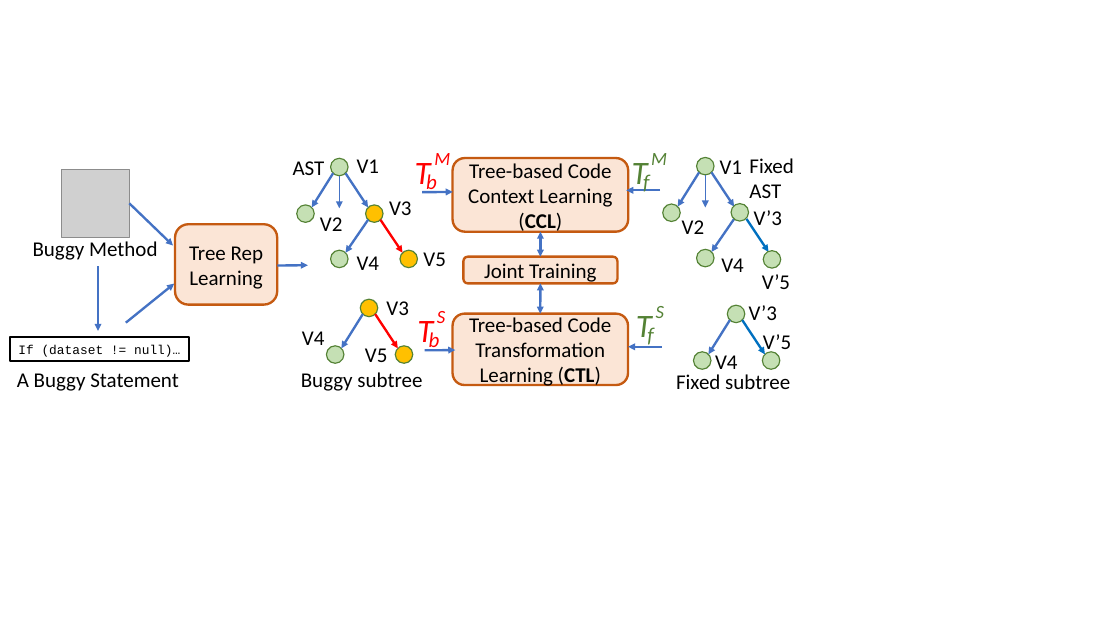
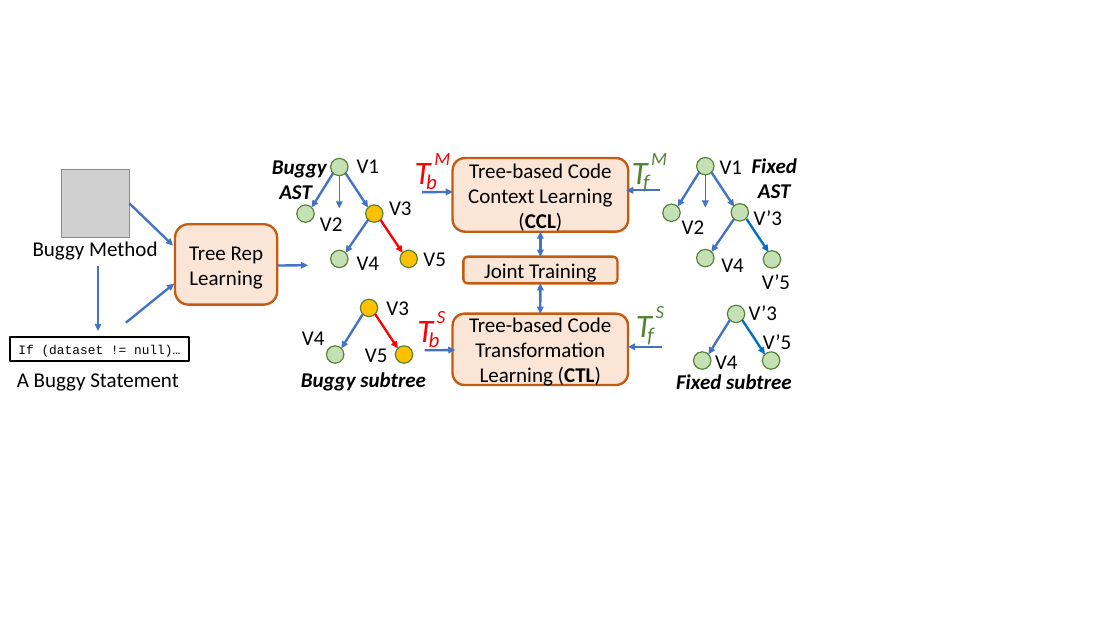
Before and after one commit to tien-n-nguyen/apr-study, a slide deck: slide 17 of Figures.pptx. Drawn at 1120x630 pixels with LibreOffice and Linux fonts; fonts in the diff are those of the drawing; grey boxes stand for pictures. Boxes give left, top, right and bottom in pixels: in the first picture for what was removed or moved away, otherwise in the second. Text is boxed around its words. In the diff, an @@ line names an element or a change of style, - is before the commit and + after.

```diff
--- a/Figures.pptx
+++ b/Figures.pptx
@@ text "Fixed AST" at (x1=752, y1=158, x2=797, y2=198): bold on, italic on; alignment left to centre @@
@@ bold on, italic on in 3 elements at (x1=301, y1=372, x2=426, y2=391), (x1=676, y1=374, x2=792, y2=389), (x1=279, y1=185, x2=312, y2=205) @@
@@ text "AST" moved from (x1=293, y1=161, x2=325, y2=175) to (x1=279, y1=185, x2=312, y2=205) @@
@@ text added at (x1=272, y1=160, x2=327, y2=178), 18 pt, text #000000, bold, italic @@
+Buggy
```
Also in this commit, not shown: 1 other slide changed, 4 other files.
